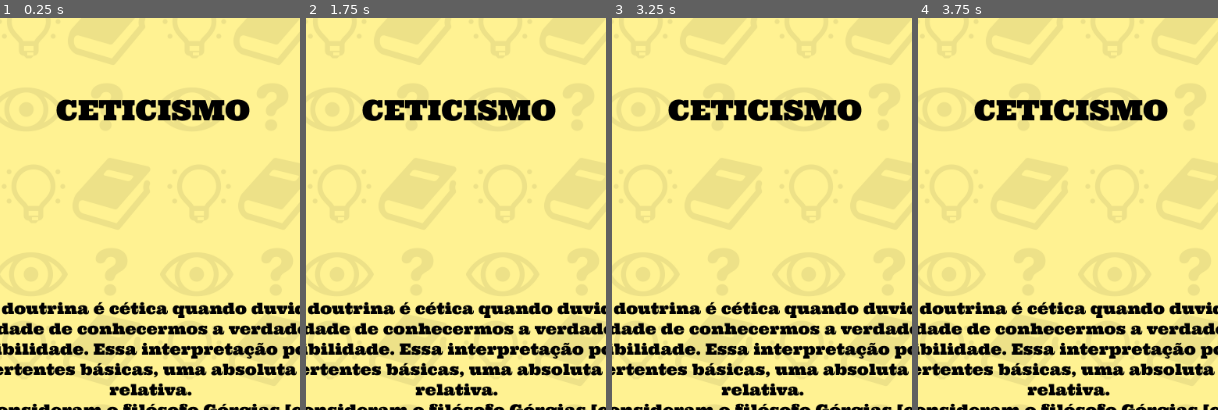
Above: before the commit, frames 1-4 (left to right).
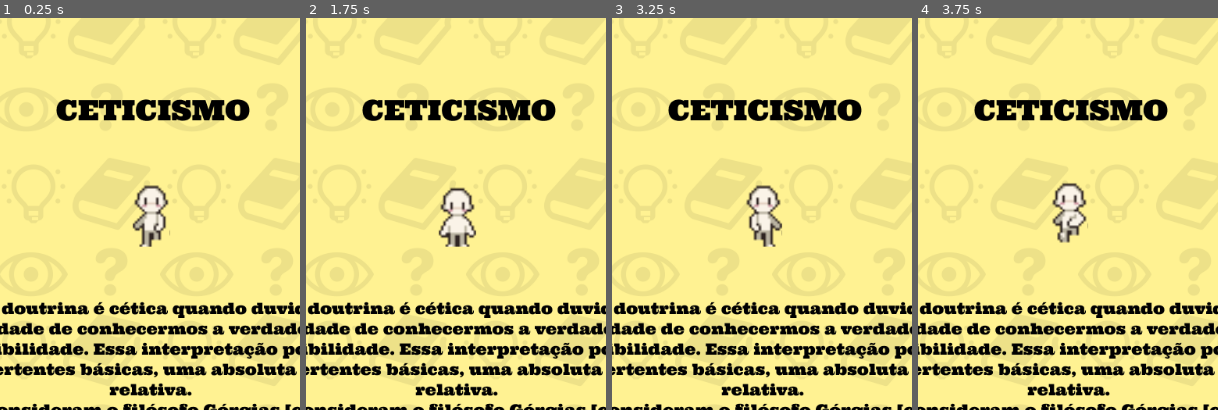
Above: after the commit, the same moments.

Repository: sandrovscarneiro/livro-interativo
Game: Godot game, scene res://cenas/pagina_6.tscn
Two runs of this game, one before a commit and one after it. Both use one fixed random seed, a clock stepped at 60 frames per second and the inputs below. This scene is started directly instead of the project's main scene. Sound files missing from this copy of the repository are replaced by a short silence.
Inputs (mouse positions are % of the whole screen's width and height, from its top left):
- Up to frame 1 (0.25 s): no input
- Up to frame 2 (1.75 s): move the mouse to (72, 46) at 0.52 s; click (72, 46) at 0.67 s; drag from (30, 56) to (45, 71) at 1.27 s
- Up to frame 3 (3.25 s): move the mouse to (60, 29) at 2.02 s; click (60, 29) at 2.17 s; drag from (45, 71) to (20, 36) at 2.77 s
- Up to frame 4 (3.75 s): move the mouse to (80, 66) at 3.52 s; click (80, 66) at 3.67 s
The pictures show only the part of the screen within x 24-74%, y 5-55%; the shares and areas given below are measured in that part.

The runs differ from the first frame. In frame 1, 1.3% of the frame differs, in the area x 44-57%, y 42-59%; in frame 2, 1.4%, in the area x 44-57%, y 43-59%; in frame 3, 1.3%; in frame 4, 1.3%.

Commit message:
iniciando a mecânica da página 6

Diff:
--- a/cenas/pagina_6.tscn
+++ b/cenas/pagina_6.tscn
@@ -9,6 +9,246 @@
 [ext_resource type="Script" uid="uid://ealxwk1jt2js" path="res://scripts/btn_som.gd" id="5_tao66"]
 [ext_resource type="Script" uid="uid://d2187rgv385j5" path="res://scripts/audio_stream_player.gd" id="7_0x6j4"]
 [ext_resource type="Script" uid="uid://s1xo5kem3d4k" path="res://scripts/btn_pag_anterior.gd" id="7_iwgyl"]
+[ext_resource type="Texture2D" uid="uid://bxopj5x1h10dk" path="res://assets/imagens/man_run_pag_6.png" id="10_0x6j4"]
+[ext_resource type="Script" uid="uid://c0llg5ik4d3c8" path="res://scripts/animated_sprite_2d.gd" id="11_l37vn"]
+
+[sub_resource type="AtlasTexture" id="AtlasTexture_0x6j4"]
+atlas = ExtResource("10_0x6j4")
+region = Rect2(0, 128, 16, 32)
+
+[sub_resource type="AtlasTexture" id="AtlasTexture_l37vn"]
+atlas = ExtResource("10_0x6j4")
+region = Rect2(16, 128, 16, 32)
+
+[sub_resource type="AtlasTexture" id="AtlasTexture_an6qp"]
+atlas = ExtResource("10_0x6j4")
+region = Rect2(32, 128, 16, 32)
+
+[sub_resource type="AtlasTexture" id="AtlasTexture_ld63q"]
+atlas = ExtResource("10_0x6j4")
+region = Rect2(48, 128, 16, 32)
+
+[sub_resource type="AtlasTexture" id="AtlasTexture_sap2c"]
+atlas = ExtResource("10_0x6j4")
+region = Rect2(64, 128, 16, 32)
+
+[sub_resource type="AtlasTexture" id="AtlasTexture_4f0m8"]
+atlas = ExtResource("10_0x6j4")
+region = Rect2(80, 128, 16, 32)
+
+[sub_resource type="AtlasTexture" id="AtlasTexture_8gfo1"]
+atlas = ExtResource("10_0x6j4")
+region = Rect2(0, 96, 16, 32)
+
+[sub_resource type="AtlasTexture" id="AtlasTexture_rhifv"]
+atlas = ExtResource("10_0x6j4")
+region = Rect2(16, 96, 16, 32)
+
+[sub_resource type="AtlasTexture" id="AtlasTexture_5oobb"]
+atlas = ExtResource("10_0x6j4")
+region = Rect2(32, 96, 16, 32)
+
+[sub_resource type="AtlasTexture" id="AtlasTexture_g7i1r"]
+atlas = ExtResource("10_0x6j4")
+region = Rect2(48, 96, 16, 32)
+
+[sub_resource type="AtlasTexture" id="AtlasTexture_shx53"]
+atlas = ExtResource("10_0x6j4")
+region = Rect2(64, 96, 16, 32)
+
+[sub_resource type="AtlasTexture" id="AtlasTexture_qfmbn"]
+atlas = ExtResource("10_0x6j4")
+region = Rect2(80, 96, 16, 32)
+
+[sub_resource type="AtlasTexture" id="AtlasTexture_j61rb"]
+atlas = ExtResource("10_0x6j4")
+region = Rect2(0, 32, 16, 32)
+
+[sub_resource type="AtlasTexture" id="AtlasTexture_evtkx"]
+atlas = ExtResource("10_0x6j4")
+region = Rect2(16, 32, 16, 32)
+
+[sub_resource type="AtlasTexture" id="AtlasTexture_qabqm"]
+atlas = ExtResource("10_0x6j4")
+region = Rect2(32, 32, 16, 32)
+
+[sub_resource type="AtlasTexture" id="AtlasTexture_p0jns"]
+atlas = ExtResource("10_0x6j4")
+region = Rect2(48, 32, 16, 32)
+
+[sub_resource type="AtlasTexture" id="AtlasTexture_48qb2"]
+atlas = ExtResource("10_0x6j4")
+region = Rect2(64, 32, 16, 32)
+
+[sub_resource type="AtlasTexture" id="AtlasTexture_k84w8"]
+atlas = ExtResource("10_0x6j4")
+region = Rect2(80, 32, 16, 32)
+
+[sub_resource type="AtlasTexture" id="AtlasTexture_70x7s"]
+atlas = ExtResource("10_0x6j4")
+region = Rect2(0, 0, 16, 32)
+
+[sub_resource type="AtlasTexture" id="AtlasTexture_aaxdx"]
+atlas = ExtResource("10_0x6j4")
+region = Rect2(16, 0, 16, 32)
+
+[sub_resource type="AtlasTexture" id="AtlasTexture_nkjxd"]
+atlas = ExtResource("10_0x6j4")
+region = Rect2(32, 0, 16, 32)
+
+[sub_resource type="AtlasTexture" id="AtlasTexture_abk0y"]
+atlas = ExtResource("10_0x6j4")
+region = Rect2(48, 0, 16, 32)
+
+[sub_resource type="AtlasTexture" id="AtlasTexture_cya7n"]
+atlas = ExtResource("10_0x6j4")
+region = Rect2(64, 0, 16, 32)
+
+[sub_resource type="AtlasTexture" id="AtlasTexture_37h5d"]
+atlas = ExtResource("10_0x6j4")
+region = Rect2(80, 0, 16, 32)
+
+[sub_resource type="AtlasTexture" id="AtlasTexture_34wf7"]
+atlas = ExtResource("10_0x6j4")
+region = Rect2(0, 64, 16, 32)
+
+[sub_resource type="AtlasTexture" id="AtlasTexture_knml1"]
+atlas = ExtResource("10_0x6j4")
+region = Rect2(16, 64, 16, 32)
+
+[sub_resource type="AtlasTexture" id="AtlasTexture_ukky5"]
+atlas = ExtResource("10_0x6j4")
+region = Rect2(32, 64, 16, 32)
+
+[sub_resource type="AtlasTexture" id="AtlasTexture_16dsh"]
+atlas = ExtResource("10_0x6j4")
+region = Rect2(48, 64, 16, 32)
+
+[sub_resource type="AtlasTexture" id="AtlasTexture_jhs4r"]
+atlas = ExtResource("10_0x6j4")
+region = Rect2(64, 64, 16, 32)
+
+[sub_resource type="AtlasTexture" id="AtlasTexture_uae7x"]
+atlas = ExtResource("10_0x6j4")
+region = Rect2(80, 64, 16, 32)
+
+[sub_resource type="SpriteFrames" id="SpriteFrames_8gfo1"]
+animations = [{
+"frames": [{
+"duration": 1.0,
+"texture": SubResource("AtlasTexture_0x6j4")
+}, {
+"duration": 1.0,
+"texture": SubResource("AtlasTexture_l37vn")
+}, {
+"duration": 1.0,
+"texture": SubResource("AtlasTexture_an6qp")
+}, {
+"duration": 1.0,
+"texture": SubResource("AtlasTexture_ld63q")
+}, {
+"duration": 1.0,
+"texture": SubResource("AtlasTexture_sap2c")
+}, {
+"duration": 1.0,
+"texture": SubResource("AtlasTexture_4f0m8")
+}],
+"loop": true,
+"name": &"back",
+"speed": 5.0
+}, {
+"frames": [{
+"duration": 1.0,
+"texture": SubResource("AtlasTexture_8gfo1")
+}, {
+"duration": 1.0,
+"texture": SubResource("AtlasTexture_rhifv")
+}, {
+"duration": 1.0,
+"texture": SubResource("AtlasTexture_5oobb")
+}, {
+"duration": 1.0,
+"texture": SubResource("AtlasTexture_g7i1r")
+}, {
+"duration": 1.0,
+"texture": SubResource("AtlasTexture_shx53")
+}, {
+"duration": 1.0,
+"texture": SubResource("AtlasTexture_qfmbn")
+}],
+"loop": true,
+"name": &"bd_right",
+"speed": 5.0
+}, {
+"frames": [{
+"duration": 1.0,
+"texture": SubResource("AtlasTexture_j61rb")
+}, {
+"duration": 1.0,
+"texture": SubResource("AtlasTexture_evtkx")
+}, {
+"duration": 1.0,
+"texture": SubResource("AtlasTexture_qabqm")
+}, {
+"duration": 1.0,
+"texture": SubResource("AtlasTexture_p0jns")
+}, {
+"duration": 1.0,
+"texture": SubResource("AtlasTexture_48qb2")
+}, {
+"duration": 1.0,
+"texture": SubResource("AtlasTexture_k84w8")
+}],
+"loop": true,
+"name": &"fd_right",
+"speed": 5.0
+}, {
+"frames": [{
+"duration": 1.0,
+"texture": SubResource("AtlasTexture_70x7s")
+}, {
+"duration": 1.0,
+"texture": SubResource("AtlasTexture_aaxdx")
+}, {
+"duration": 1.0,
+"texture": SubResource("AtlasTexture_nkjxd")
+}, {
+"duration": 1.0,
+"texture": SubResource("AtlasTexture_abk0y")
+}, {
+"duration": 1.0,
+"texture": SubResource("AtlasTexture_cya7n")
+}, {
+"duration": 1.0,
+"texture": SubResource("AtlasTexture_37h5d")
+}],
+"loop": true,
+"name": &"front",
+"speed": 5.0
+}, {
+"frames": [{
+"duration": 1.0,
+"texture": SubResource("AtlasTexture_34wf7")
+}, {
+"duration": 1.0,
+"texture": SubResource("AtlasTexture_knml1")
+}, {
+"duration": 1.0,
+"texture": SubResource("AtlasTexture_ukky5")
+}, {
+"duration": 1.0,
+"texture": SubResource("AtlasTexture_16dsh")
+}, {
+"duration": 1.0,
+"texture": SubResource("AtlasTexture_jhs4r")
+}, {
+"duration": 1.0,
+"texture": SubResource("AtlasTexture_uae7x")
+}],
+"loop": true,
+"name": &"right",
+"speed": 5.0
+}]
 
 [node name="Pagina6" type="Node2D"]
 
@@ -47,6 +287,14 @@
 script = ExtResource("7_iwgyl")
 path_pag_anterior = "res://cenas/pagina_5.tscn"
 
+[node name="AnimatedSprite2D" type="AnimatedSprite2D" parent="."]
+position = Vector2(382, 300)
+scale = Vector2(3, 3)
+sprite_frames = SubResource("SpriteFrames_8gfo1")
+animation = &"back"
+frame_progress = 0.12420316
+script = ExtResource("11_l37vn")
+
 [connection signal="pressed" from="btn_prox_pagina" to="btn_prox_pagina" method="_on_pressed"]
 [connection signal="pressed" from="btn_som" to="btn_som" method="_on_pressed"]
 [connection signal="pressed" from="btn_som" to="AudioStreamPlayer" method="_on_btn_som_pressed"]
--- /dev/null
+++ b/scripts/animated_sprite_2d.gd
@@ -0,0 +1,19 @@
+extends AnimatedSprite2D
+
+@onready var state: String;
+func _process(_delta):
+	var accel = Input.get_accelerometer()
+	if accel.x > 1:
+		state = "right"
+		flip_h = true
+	elif accel.x < 1:
+		state = "right"
+		flip_h = false
+	if accel.y > 1:
+		state = "back"
+	elif accel.y < 1:
+		state = "front"
+	play(state)
+
+	position.x += sign(accel.x)
+	position.y -= sign(accel.y)
Binary file added: assets/imagens/man_run_pag_6.png
Not shown, added: assets/imagens/man_run_pag_6.png.import
Not shown: 1 places in cenas/pagina_6.tscn that only renumber resources
Not shown, added: scripts/animated_sprite_2d.gd.uid
